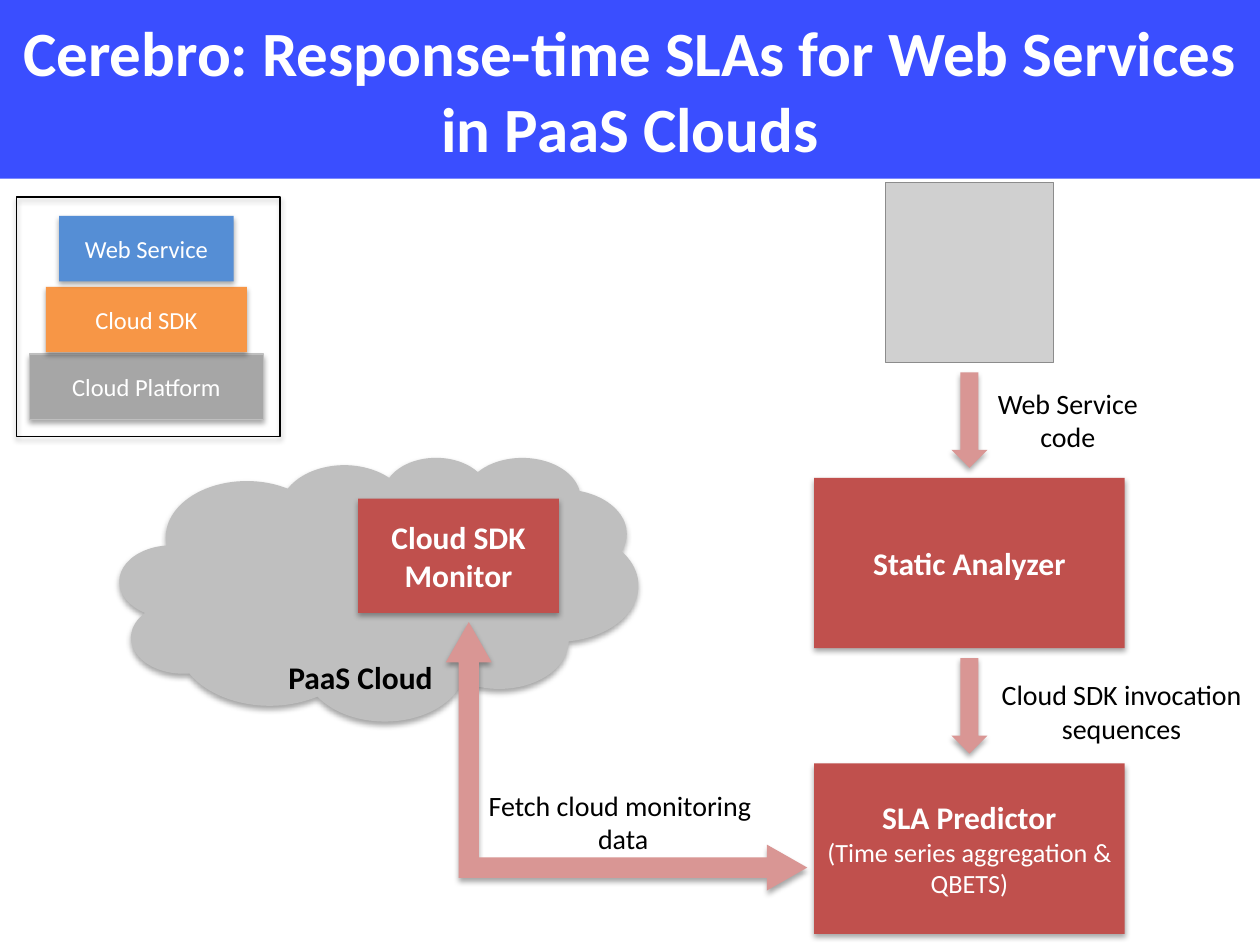
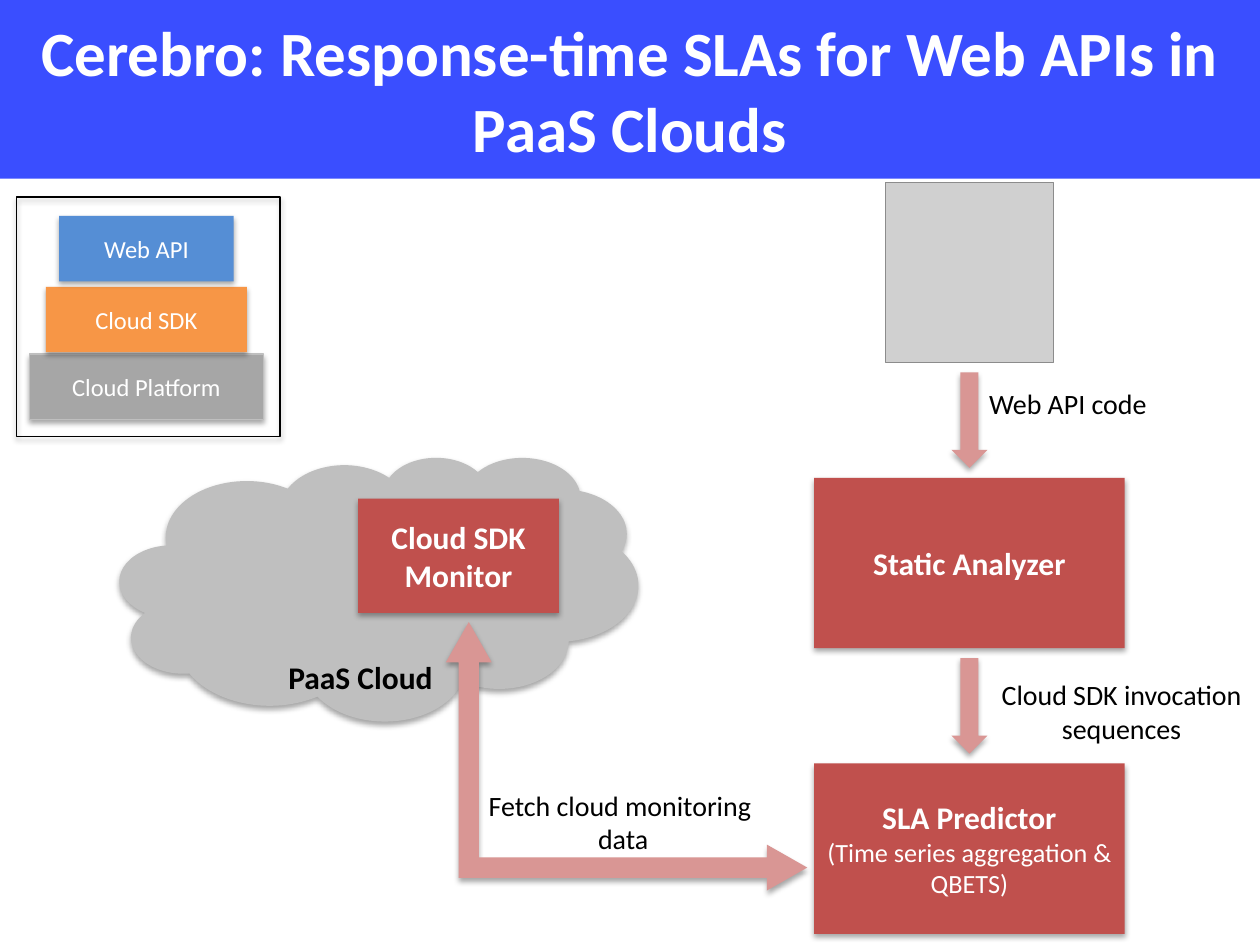
Before and after one commit to Dithn/eager-appscale, a slide deck: slide 3 of Eager/paper/socc15/figures/cerebro_pitch_4min.pptx. Drawn at 1260x945 pixels with LibreOffice and Linux fonts; fonts in the diff are those of the drawing; grey boxes stand for pictures. Boxes give left, top, right and bottom in pixels: in the first picture for what was removed or moved away, otherwise in the second. Text is boxed around its words. In the diff, an @@ line names an element or a change of style, - is before the commit and + after.

Commit message:
updated presentation

```diff
--- a/Eager/paper/socc15/figures/cerebro_pitch_4min.pptx
+++ b/Eager/paper/socc15/figures/cerebro_pitch_4min.pptx
@@ title at bbox=[41, 31, 1217, 153]: text changed @@
-Cerebro: Response-time SLAs for Web Services in PaaS Clouds
+Cerebro: Response-time SLAs for Web APIs in PaaS Clouds
@@ text in rectangle at bbox=[104, 241, 189, 258]: text changed @@
-Web Service
+Web API
@@ text at bbox=[989, 394, 1147, 415]: text changed @@
-Web Service code
+Web API code
```
